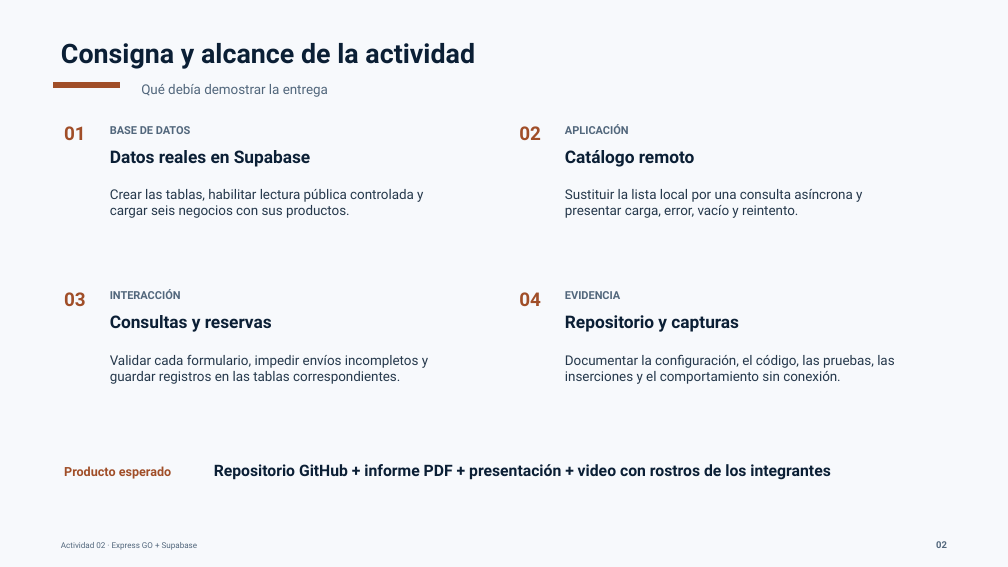
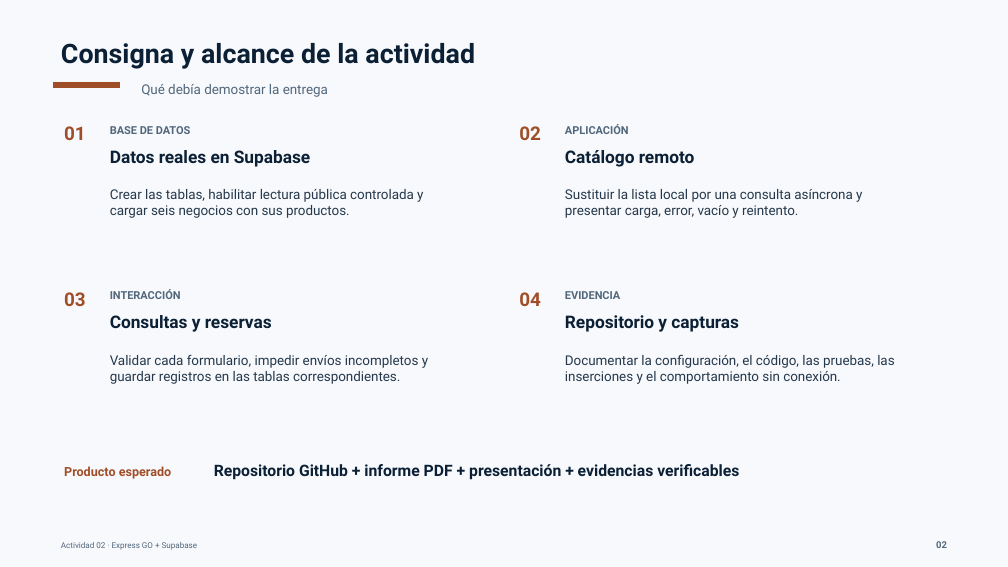
Before and after one commit to ROXIAN120/Aplicaciones-moviles-1, a slide deck: slide 2 of entrega_actividad_02/Presentacion_Actividad_02_Express_GO_Supabase.pptx. Drawn at 1008x567 pixels with LibreOffice and Linux fonts; fonts in the diff are those of the drawing. Boxes give left, top, right and bottom in pixels: in the first picture for what was removed or moved away, otherwise in the second. Text is boxed around its words. In the diff, an @@ line names an element or a change of style, - is before the commit and + after.

Commit message:
Agregar evidencia oficial de Supabase

```diff
--- a/entrega_actividad_02/Presentacion_Actividad_02_Express_GO_Supabase.pptx
+++ b/entrega_actividad_02/Presentacion_Actividad_02_Express_GO_Supabase.pptx
@@ text at box(214, 464, 739, 480): text changed @@
-Repositorio GitHub + informe PDF + presentación + video con rostros de los integrantes
+Repositorio GitHub + informe PDF + presentación + evidencias verificables
```
Also in this commit, not shown: 2 other slides changed, 5 other files.
